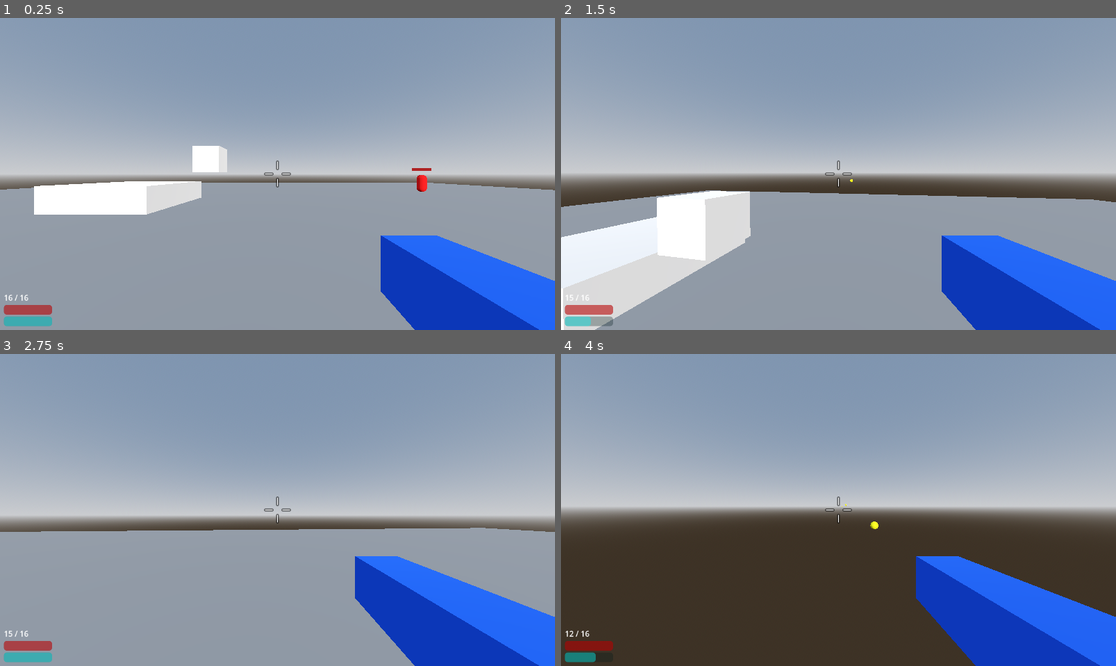
Above: before the commit, frames 1-4 (two rows, left to right).
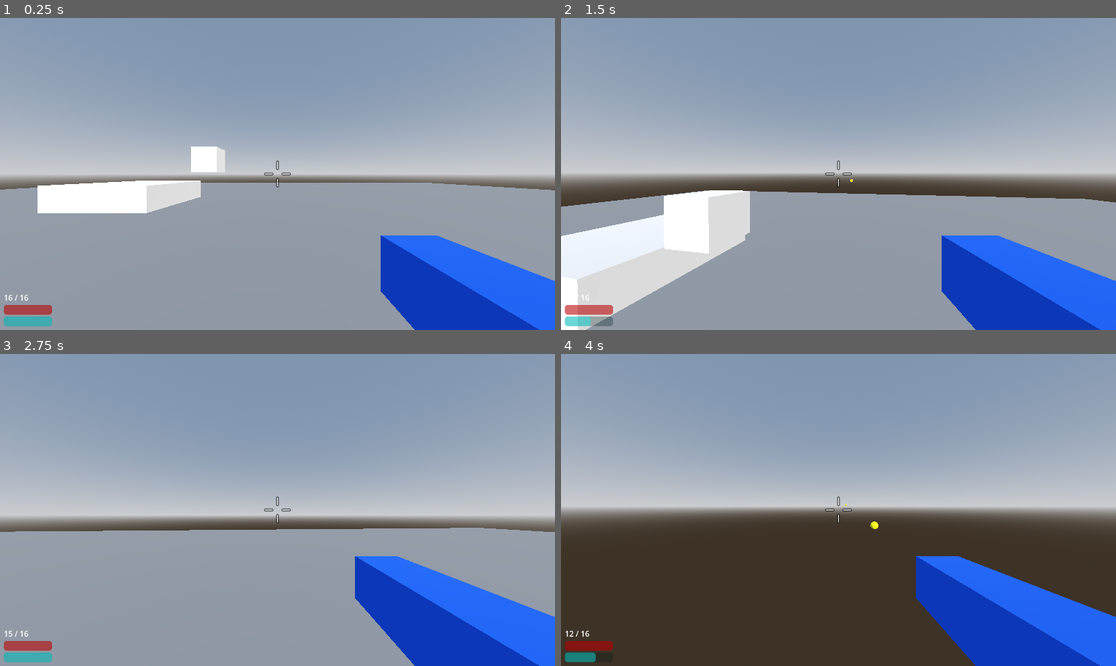
Above: after the commit, the same moments.

Repository: rsrasmu2/Brackeys2025
Game: Godot game, scene res://assets/test_environment/test_environment.tscn
The game is run twice, just before and just after one commit, with the same random seed, the same clock (stepped at 60 frames per second) and the same inputs. This scene is started directly instead of the project's main scene.
Inputs (mouse positions are in pixels of both pictures, inside the frame that each line leads up to):
- Up to frame 1 (0.25 s): no input
- Up to frame 2 (1.5 s): tap Enter at 0.5 s; move the mouse to (866, 174) at 0.52 s; hold Shift (dash) 0.53-1.28 s; hold W (move_forward) from 0.53 s (still down); tap Space (jump) at 0.77 s; move the mouse to (810, 174) at 1.27 s; click (810, 174) at 1.35 s
- Up to frame 3 (2.75 s): keep holding W (move_forward); tap Space (jump) at 1.52 s; move the mouse to (288, 503) at 2.02 s; hold Right mouse button (melee) from 2.03 s (still down)
- Up to frame 4 (4 s): keep holding W (move_forward); move the mouse to (832, 516) at 2.77 s; release Right mouse button (melee) at 2.78 s; tap Shift (dash) at 2.85 s; tap Space (jump) at 3.02, 3.77 s; move the mouse to (877, 513) at 3.52 s; press the mouse at (877, 513) at 3.53 s

The runs differ from the first frame. In frame 1, 0.5% of the frame differs, in the area x 1-100%, y 40-64%; in frame 2, 1.3%, in the area x 0-100%, y 55-100%; in frame 3, less than 0.1%; in frame 4, less than 0.1%.

Commit message:
Add spawner

Diff:
--- a/assets/enemy/health_bar.gd
+++ b/assets/common/enemy_health_bar/health_bar.gd
@@ -1,9 +1,16 @@
+@tool
 class_name HealthBar
 extends Sprite3D
 
 @export var health: Health
+@export var size: Vector2:
+	set(value):
+		size = value
+		$SubViewport.size = size
 
 func _ready() -> void:
+	if Engine.is_editor_hint():
+		return
 	$SubViewport/ProgressBar.max_value = health.max_health
 	$SubViewport/ProgressBar.value = health.health
 	health.connect(health.health_changed.get_name(), _on_health_changed)
--- a/assets/enemy/health_bar.tscn
+++ b/assets/common/enemy_health_bar/health_bar.tscn
@@ -1,6 +1,6 @@
 [gd_scene load_steps=3 format=3 uid="uid://bpycvx6icpx8o"]
 
-[ext_resource type="Script" uid="uid://dbehmdqbajqc6" path="res://assets/enemy/health_bar.gd" id="1_a50wj"]
+[ext_resource type="Script" uid="uid://dbehmdqbajqc6" path="res://assets/common/enemy_health_bar/health_bar.gd" id="1_a50wj"]
 
 [sub_resource type="ViewportTexture" id="ViewportTexture_a50wj"]
 viewport_path = NodePath("SubViewport")
--- a/assets/enemy/enemy.tscn
+++ b/assets/enemy/enemy.tscn
@@ -2,7 +2,7 @@
 
 [ext_resource type="Script" uid="uid://dxqniy5yhd62o" path="res://assets/enemy/enemy.gd" id="1_4nxta"]
 [ext_resource type="PackedScene" uid="uid://dkp5y0u8pd54k" path="res://assets/common/health/health.tscn" id="1_hx8jw"]
-[ext_resource type="PackedScene" uid="uid://bpycvx6icpx8o" path="res://assets/enemy/health_bar.tscn" id="3_uu6ev"]
+[ext_resource type="PackedScene" uid="uid://bpycvx6icpx8o" path="res://assets/common/enemy_health_bar/health_bar.tscn" id="3_uu6ev"]
 [ext_resource type="Script" uid="uid://dwmwlob6qacbf" path="res://assets/enemy/movement.gd" id="4_gxvxc"]
 [ext_resource type="Script" uid="uid://k8it2s8jr2qy" path="res://assets/enemy/melee_attack.gd" id="4_x63uy"]
 [ext_resource type="Script" uid="uid://dhefwn5nr2dpi" path="res://assets/enemy/enemy_target.gd" id="5_0tmw4"]
@@ -287,6 +287,7 @@
 transform = Transform3D(1, 0, 0, 0, 1, 0, 0, 0, 1, 0, 1.8, 0)
 texture = SubResource("ViewportTexture_uu6ev")
 health = NodePath("../Health")
+size = Vector2(160, 20)
 
 [node name="Movement" type="Node3D" parent="." node_paths=PackedStringArray("controller", "target")]
 script = ExtResource("4_gxvxc")
--- /dev/null
+++ b/assets/spawner/spawner.gd
@@ -0,0 +1,28 @@
+extends StaticBody3D
+
+@export var spawn_distance: float = 4.0
+
+const ENEMY_SCENES: Dictionary = {
+	0: preload("res://assets/enemy/enemy.tscn")
+}
+
+func _ready() -> void:
+	await get_tree().root.ready
+	spawn()
+
+func take_damage(amount: int) -> void:
+	$Health.health -= amount
+
+func spawn() -> void:
+	var enemy: Enemy = ENEMY_SCENES[0].instantiate()
+	get_tree().root.add_child(enemy)
+	var facing: Vector3 = Vector3.FORWARD.rotated(Vector3.UP, randf_range(-PI, PI))
+	enemy.global_position = global_position + facing * spawn_distance
+	enemy.look_at(enemy.global_position + facing)
+
+func _on_timer_timeout() -> void:
+	spawn()
+
+
+func _on_health_died() -> void:
+	queue_free()
--- /dev/null
+++ b/assets/spawner/spawner.tscn
@@ -0,0 +1,72 @@
+[gd_scene load_steps=11 format=3 uid="uid://cj8s23kp4am6v"]
+
+[ext_resource type="Script" uid="uid://cxslio1mj8eel" path="res://assets/spawner/spawner.gd" id="1_0syc1"]
+[ext_resource type="Script" uid="uid://k76m25w2xa5s" path="res://assets/common/health/health.gd" id="2_tsu2u"]
+[ext_resource type="PackedScene" uid="uid://bpycvx6icpx8o" path="res://assets/common/enemy_health_bar/health_bar.tscn" id="3_ctero"]
+
+[sub_resource type="SphereMesh" id="SphereMesh_npend"]
+radius = 2.0
+height = 4.0
+
+[sub_resource type="StandardMaterial3D" id="StandardMaterial3D_0syc1"]
+albedo_color = Color(0, 0, 0, 1)
+
+[sub_resource type="BoxMesh" id="BoxMesh_0syc1"]
+size = Vector3(4, 2, 4)
+
+[sub_resource type="StandardMaterial3D" id="StandardMaterial3D_tsu2u"]
+albedo_color = Color(0, 0, 0, 1)
+
+[sub_resource type="BoxShape3D" id="BoxShape3D_tsu2u"]
+size = Vector3(4, 2, 4)
+
+[sub_resource type="SphereShape3D" id="SphereShape3D_ctero"]
+radius = 2.0
+
+[sub_resource type="ViewportTexture" id="ViewportTexture_w3y5l"]
+viewport_path = NodePath("SubViewport")
+
+[node name="StaticBody3D" type="StaticBody3D"]
+collision_layer = 4
+collision_mask = 30
+script = ExtResource("1_0syc1")
+
+[node name="Mesh" type="Node3D" parent="."]
+
+[node name="MeshInstance3D" type="MeshInstance3D" parent="Mesh"]
+transform = Transform3D(1, 0, 0, 0, 1, 0, 0, 0, 1, 0, 2, 0)
+mesh = SubResource("SphereMesh_npend")
+skeleton = NodePath("")
+surface_material_override/0 = SubResource("StandardMaterial3D_0syc1")
+
+[node name="MeshInstance3D2" type="MeshInstance3D" parent="Mesh"]
+transform = Transform3D(0.999985, -0.000319695, 0.00546344, 0.000338981, 0.999994, -0.00352461, -0.00546228, 0.00352641, 0.999979, 0, 1, 0)
+mesh = SubResource("BoxMesh_0syc1")
+skeleton = NodePath("")
+surface_material_override/0 = SubResource("StandardMaterial3D_tsu2u")
+
+[node name="CollisionShape3D" type="CollisionShape3D" parent="."]
+transform = Transform3D(1, 0, 0, 0, 1, 0, 0, 0, 1, 0, 1, 0)
+shape = SubResource("BoxShape3D_tsu2u")
+
+[node name="CollisionShape3D2" type="CollisionShape3D" parent="."]
+transform = Transform3D(1, 0, 0, 0, 1, 0, 0, 0, 1, 0, 2, 0)
+shape = SubResource("SphereShape3D_ctero")
+
+[node name="Timer" type="Timer" parent="."]
+wait_time = 5.0
+autostart = true
+
+[node name="Health" type="Node" parent="."]
+script = ExtResource("2_tsu2u")
+max_health = 1000
+metadata/_custom_type_script = "uid://k76m25w2xa5s"
+
+[node name="HealthBar" parent="." node_paths=PackedStringArray("health") instance=ExtResource("3_ctero")]
+transform = Transform3D(1, 0, 0, 0, 1, 0, 0, 0, 1, 0, 4.70369, 0)
+texture = SubResource("ViewportTexture_w3y5l")
+health = NodePath("../Health")
+size = Vector2(320, 40)
+
+[connection signal="timeout" from="Timer" to="." method="_on_timer_timeout"]
+[connection signal="died" from="Health" to="." method="_on_health_died"]
--- a/assets/test_environment/test_environment.tscn
+++ b/assets/test_environment/test_environment.tscn
@@ -1,6 +1,6 @@
 [gd_scene load_steps=13 format=3 uid="uid://ded8e20c4hvx3"]
 
-[ext_resource type="PackedScene" uid="uid://cr5r7kt1j1ati" path="res://assets/enemy/enemy.tscn" id="2_ih0re"]
+[ext_resource type="PackedScene" uid="uid://cj8s23kp4am6v" path="res://assets/spawner/spawner.tscn" id="2_ih0re"]
 [ext_resource type="PackedScene" uid="uid://vm7sx4dc1oxe" path="res://assets/player/player_spawn.tscn" id="2_qfl10"]
 
 [sub_resource type="ProceduralSkyMaterial" id="ProceduralSkyMaterial_bgy8f"]
@@ -73,14 +73,8 @@
 [node name="CollisionShape3D" type="CollisionShape3D" parent="MeshInstance3D3/StaticBody3D"]
 shape = SubResource("BoxShape3D_qfl10")
 
-[node name="Enemy" parent="." instance=ExtResource("2_ih0re")]
-transform = Transform3D(1, 0, 0, 0, 1, 0, 0, 0, 1, 12.5754, 0, -12.8559)
-
-[node name="Enemy2" parent="." instance=ExtResource("2_ih0re")]
-transform = Transform3D(1, 0, 0, 0, 1, 0, 0, 0, 1, -17.6346, -4.76837e-07, -8.64175)
-
-[node name="Enemy3" parent="." instance=ExtResource("2_ih0re")]
-transform = Transform3D(1, 0, 0, 0, 1, 0, 0, 0, 1, 11.2128, 0, 15.6446)
-
 [node name="PlayerSpawn" parent="." instance=ExtResource("2_qfl10")]
 transform = Transform3D(1, 0, 0, 0, 1, 0, 0, 0, 1, 0.329531, 2.38419e-07, 0.385006)
+
+[node name="Spawner" parent="." instance=ExtResource("2_ih0re")]
+transform = Transform3D(1, 0, 0, 0, 1, 0, 0, 0, 1, 12.4025, 9.53674e-07, 17.6082)
Renamed: assets/enemy/health_bar.gd.uid -> assets/common/enemy_health_bar/health_bar.gd.uid
Not shown, added: assets/spawner/spawner.gd.uid
